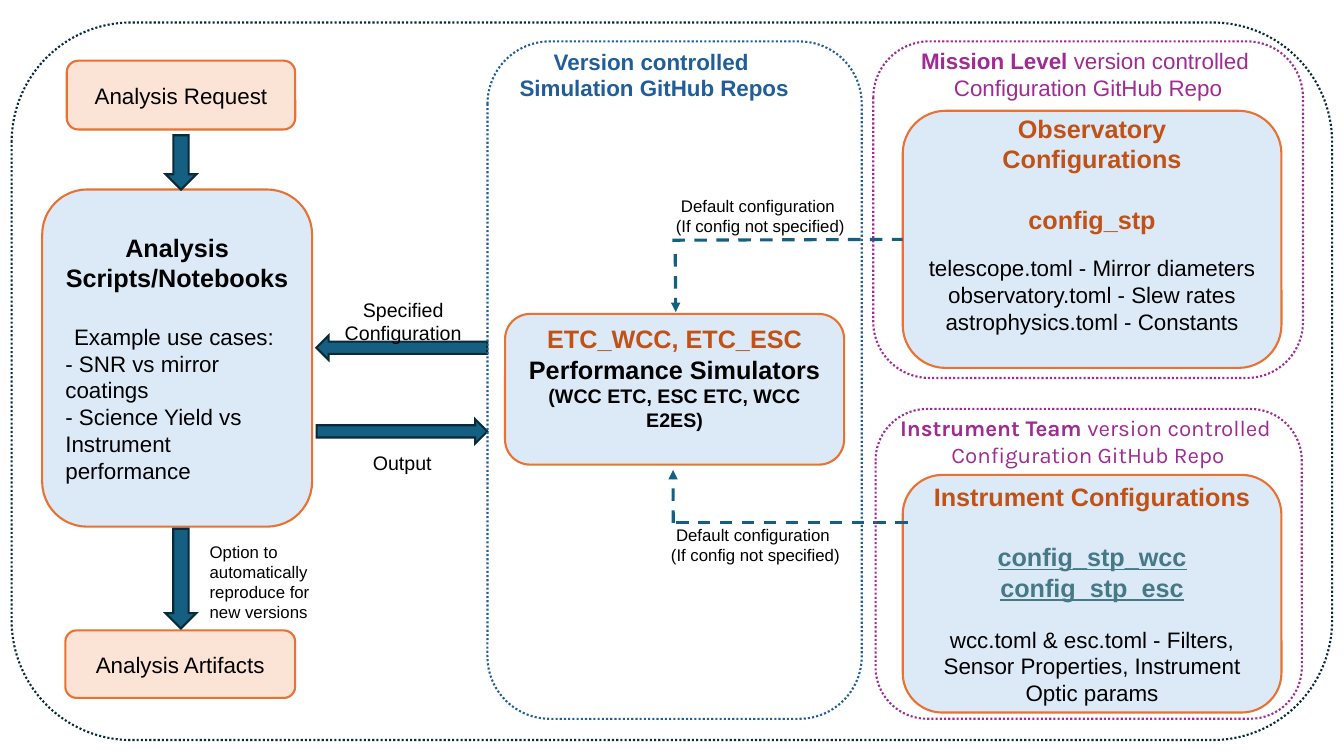
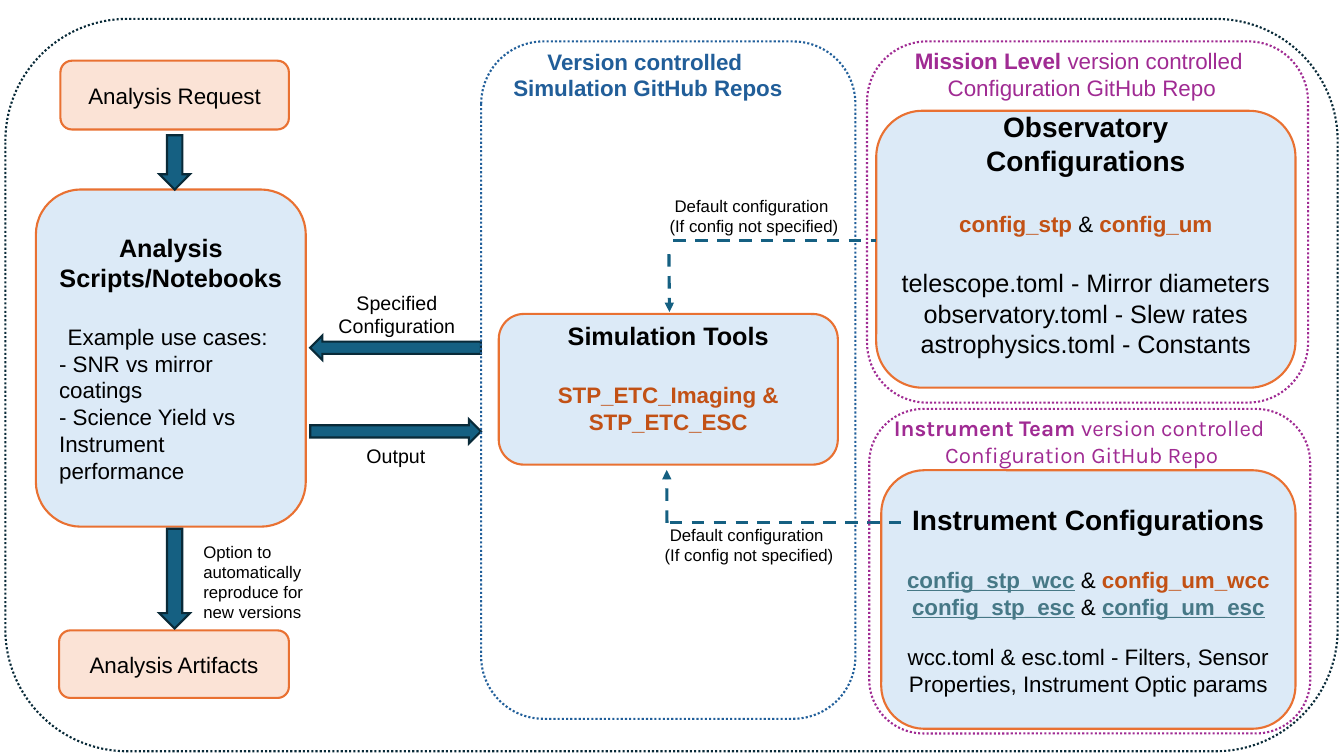
Before and after one commit to uasal/uasal_development_guide, a slide deck: slide 1 of source/_static/config-figure.pptx. Drawn at 1344x756 pixels with LibreOffice and Linux fonts; fonts in the diff are those of the drawing. Boxes give left, top, right and bottom in pixels: in the first picture for what was removed or moved away, otherwise in the second. Text is boxed around its words. In the diff, an @@ line names an element or a change of style, - is before the commit and + after.

Commit message:
updates to configuration management figure.  (#15)
* updates to configuration management figure. Also formatting fix in general.rst
* link fix

```diff
--- a/source/_static/config-figure.pptx
+++ b/source/_static/config-figure.pptx
@@ rounded rectangle: place and size @@
-rounded rectangle at box(12, 22, 1333, 740)
+rounded rectangle at box(5, 19, 1338, 752)
@@ rounded rectangle: place and size @@
-rounded rectangle at box(873, 41, 1303, 378)
+rounded rectangle at box(867, 41, 1309, 402)
@@ rounded rectangle "Observatory Configurations": place and size @@
-rounded rectangle "Observatory Configurations" at box(903, 111, 1282, 368)
+rounded rectangle "Observatory Configurations" at box(876, 111, 1296, 388)
@@ text in rounded rectangle at box(902, 116, 1270, 359): size 18 to 20 pt, text colour #C25115 to #000000 in "Observatory Configurations"; size 16 to 18 pt in "telescope.toml - Mirror diameters", "observatory.toml - Slew rates", "astrophysics.toml - Constants" @@
@@ text in rounded rectangle at box(959, 215, 1212, 237): text changed; size 18 to 16 pt @@
-config_stp
+config_stp & config_um
@@ line moved from (673, 240) - (903, 239) to (674, 240) - (876, 240) @@
@@ text "Specified Configuration": place and size @@
-text "Specified Configuration" at box(345, 302, 462, 345)
+text "Specified Configuration" at box(338, 295, 455, 337)
@@ 6 texts, 5 rounded rectangles, 4 down arrows, 1 arrow: place and size @@
-6 texts, 5 rounded rectangles, 4 down arrows, 1 arrow at box(42, 41, 1271, 719)
+6 texts, 5 rounded rectangles, 4 down arrows, 1 arrow at box(36, 41, 1264, 719)
@@ text in rounded rectangle at box(558, 326, 768, 433): text changed; size 18 to 16 pt; text colour #000000 to #C25115 @@
-ETC_WCC, ETC_ESC
-Performance Simulators
-(WCC ETC, ESC ETC, WCC E2ES)
+Simulation Tools
+STP_ETC_Imaging & STP_ETC_ESC
@@ rounded rectangle: place and size @@
-rounded rectangle at box(876, 409, 1303, 719)
+rounded rectangle at box(869, 409, 1311, 734)
@@ text "Output": place and size @@
-text "Output" at box(373, 456, 432, 474)
+text "Output" at box(366, 449, 425, 467)
@@ arrow moved from (674, 523) - (674, 470) to (667, 523) - (666, 470) @@
@@ rounded rectangle "Instrument Configurations": place and size @@
-rounded rectangle "Instrument Configurations" at box(903, 475, 1282, 713)
+rounded rectangle "Instrument Configurations" at box(881, 470, 1296, 728)
@@ text in rounded rectangle at box(912, 509, 1264, 535): size 18 to 20 pt, text colour #C25115 to #000000 in "Instrument Configurations" @@
@@ line moved from (677, 522) - (907, 522) to (669, 522) - (901, 522) @@
@@ text in rounded rectangle at box(907, 571, 1269, 620): text changed; size 18 to 16 pt @@
-config_stp_wcc
-config_stp_esc
+config_stp_wcc & config_um_wcc
+config_stp_esc & config_um_esc
```
Also in this commit, not shown: 3 other files.
